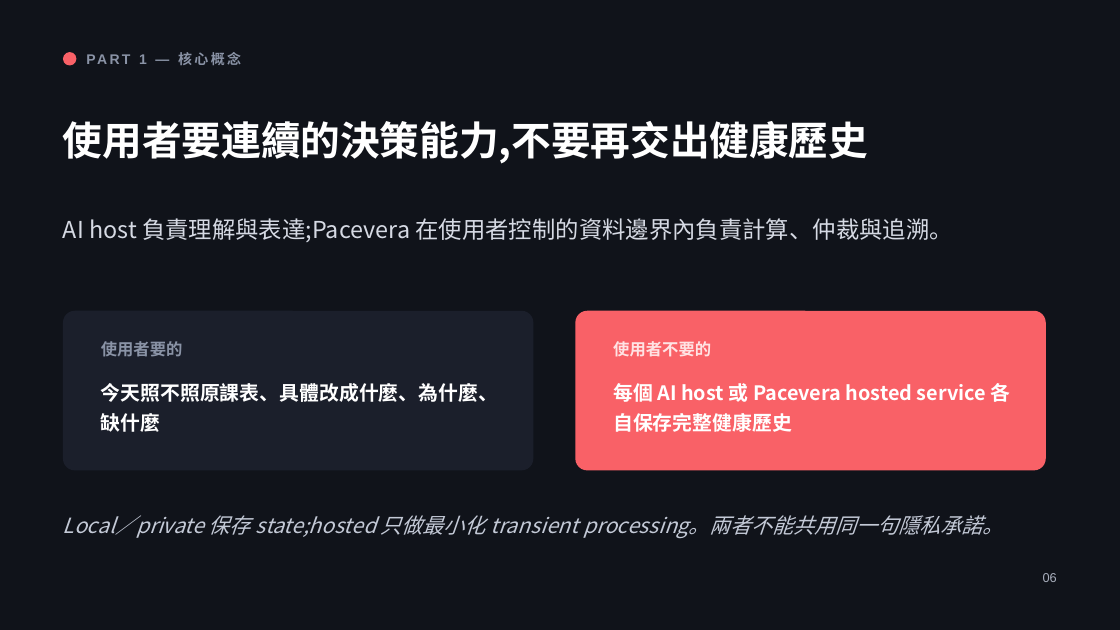
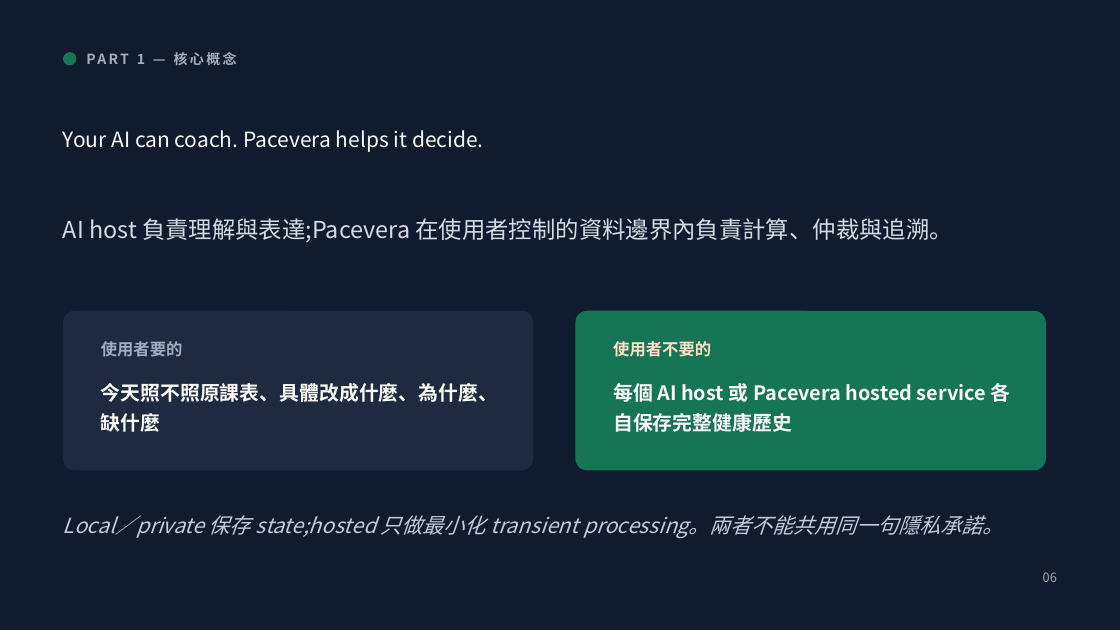
Before and after one commit to henryyeh182/evidra, a slide deck: slide 6 of docs/Fitness-MCP-Product-Vision.pptx. Drawn at 1120x630 pixels with LibreOffice and Linux fonts; fonts in the diff are those of the drawing. Boxes give left, top, right and bottom in pixels: in the first picture for what was removed or moved away, otherwise in the second. Text is boxed around its words. In the diff, an @@ line names an element or a change of style, - is before the commit and + after.

Commit message:
Align product vision deck with Pacevera brand

```diff
--- a/docs/Fitness-MCP-Product-Vision.pptx
+++ b/docs/Fitness-MCP-Product-Vision.pptx
@@ background #10131A to #111B30 @@
@@ ellipse at bbox=[63, 52, 76, 66]: fill #F96167 to #157554 @@
@@ text "PART 1 — 核心概念" at bbox=[137, 52, 237, 65]: font Arial to Noto Sans CJK SC, text colour #8A93A6 to #9FAEBE @@
@@ text at bbox=[63, 130, 484, 152]: text changed; size 34 to 18 pt; font Noto Sans CJK TC to Noto Sans CJK SC; text colour #FFFFFF to #FAF9F5; bold off @@
-使用者要連續的決策能力,不要再交出健康歷史
+Your AI can coach. Pacevera helps it decide.
@@ text "AI host 負責理解與表達;Pacevera 在使用者控制的資料邊界內負責計算、仲裁與追溯。" at bbox=[63, 218, 953, 242]: font Noto Sans CJK TC to Noto Sans CJK SC @@
@@ rounded rectangle at bbox=[63, 311, 534, 471]: fill #1B1F2B to #1E2A40 @@
@@ rounded rectangle at bbox=[576, 311, 1046, 471]: fill #F96167 to #157554 @@
@@ text "使用者要的" at bbox=[101, 341, 183, 357]: font Noto Sans CJK TC to Noto Sans CJK SC, text colour #8A93A6 to #9FAEBE @@
@@ text "使用者不要的" at bbox=[613, 341, 711, 357]: font Noto Sans CJK TC to Noto Sans CJK SC, text colour #FFE3E4 to #FFE0C4 @@
@@ text "今天照不照原課表、具體改成什麼、為什麼、缺什麼" at bbox=[101, 383, 498, 432]: font Noto Sans CJK TC to Noto Sans CJK SC, text colour #FFFFFF to #FAF9F5 @@
@@ text "每個 AI host 或 Pacevera ..." at bbox=[613, 383, 1011, 432]: font Noto Sans CJK TC to Noto Sans CJK SC, text colour #FFFFFF to #FAF9F5 @@
@@ text "Local／private 保存 state;hosted 只做最小化 transient ..." at bbox=[63, 515, 1004, 538]: font Noto Sans CJK TC to Noto Sans CJK SC @@
@@ text "06" at bbox=[1043, 572, 1057, 582]: font Arial to Noto Sans CJK SC, text colour #A8AEBC to #9DA89F @@
```
Also in this commit, not shown: 31 other slides changed, 1 other file.
